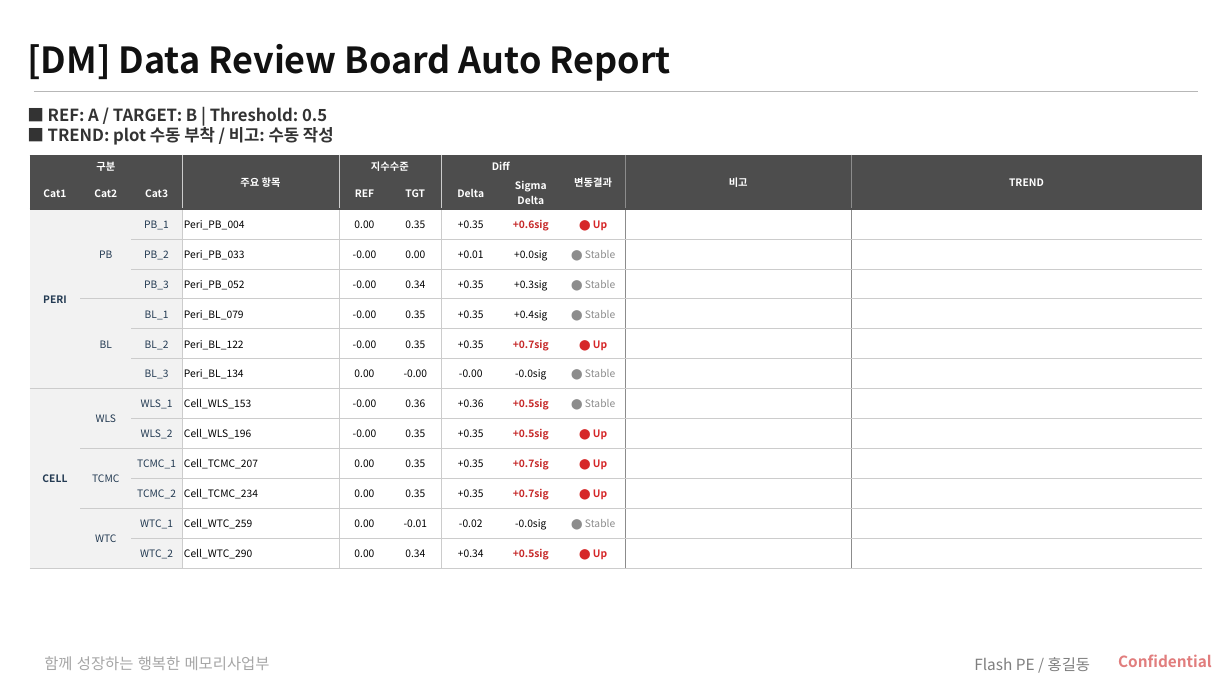
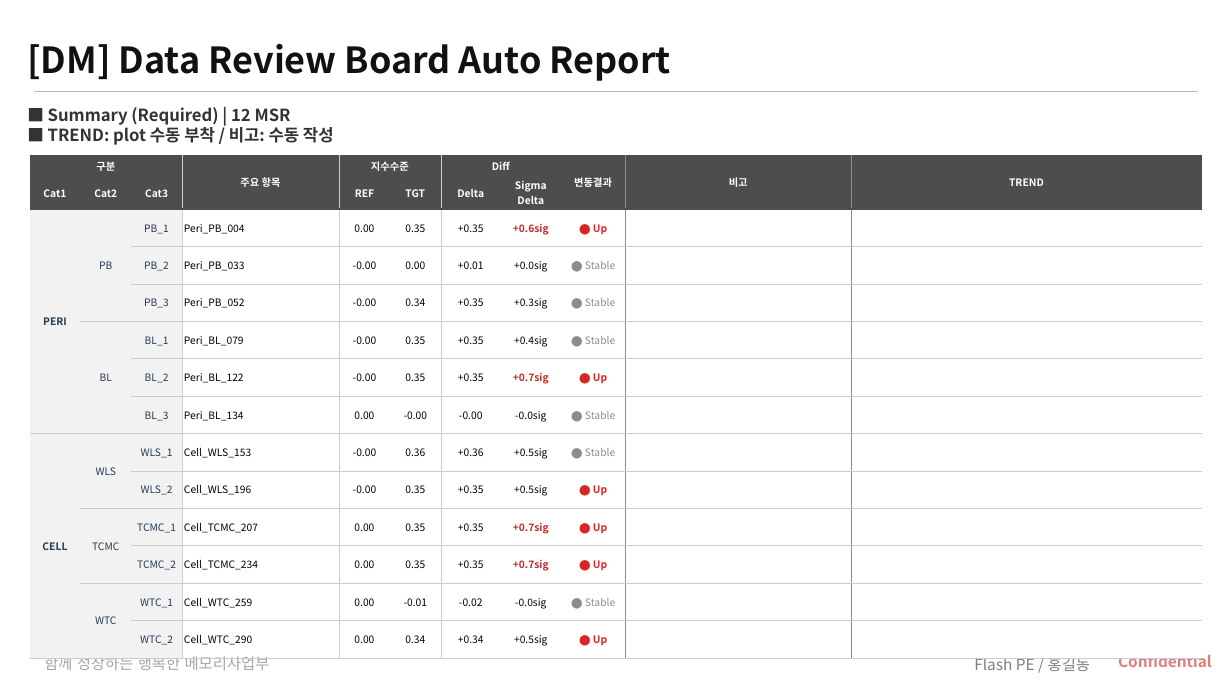
Before and after one commit to parktj4264/DRB-Code, a slide deck: slide 3 of output/sigma_summary_latest.pptx (slide 1 before the commit). Drawn at 1232x693 pixels with LibreOffice and Linux fonts; fonts in the diff are those of the drawing; background and template pictures are left out. Boxes give left, top, right and bottom in pixels: in the first picture for what was removed or moved away, otherwise in the second. Text is boxed around its words. In the diff, an @@ line names an element or a change of style, - is before the commit and + after.

```diff
--- a/output/sigma_summary_latest.pptx
+++ b/output/sigma_summary_latest.pptx
@@ text at (48, 107, 291, 125): text changed @@
-■ REF: A / TARGET: B | Threshold: 0.5
+■ Summary (Required) | 12 MSR
@@ table at (30, 155, 1202, 650) @@
@@ text colour #C62828 to #000000, bold off in "+0.5sig", "+0.5sig", "+0.5sig" @@
```
Also in this commit, not shown: 4 other slides changed, 10 slides added, 23 other files.
